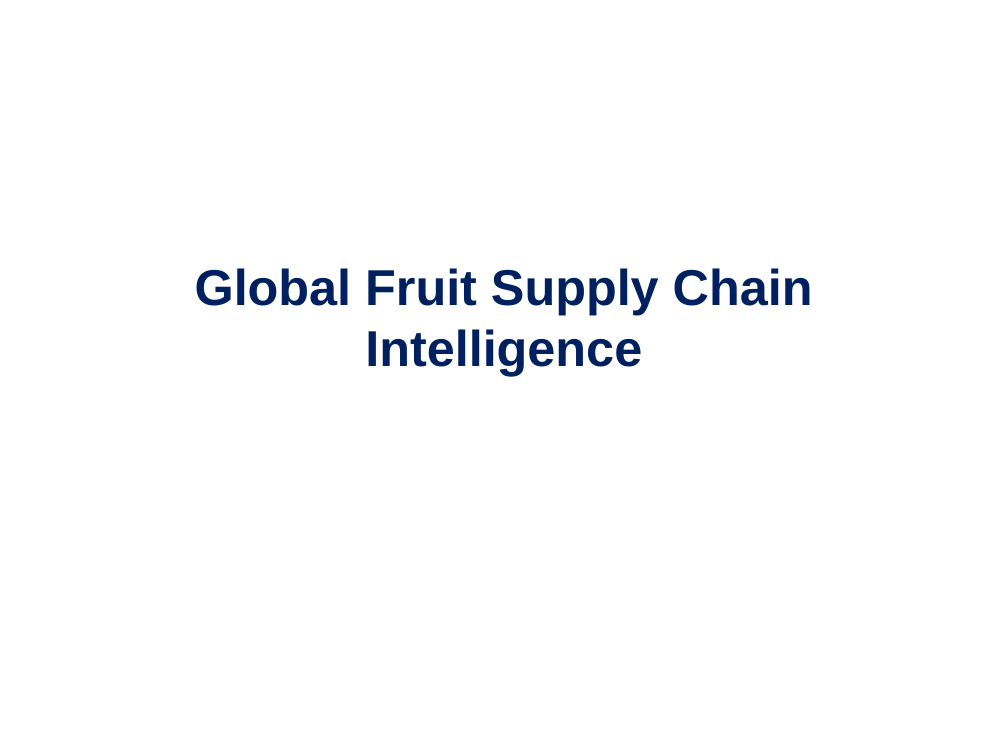
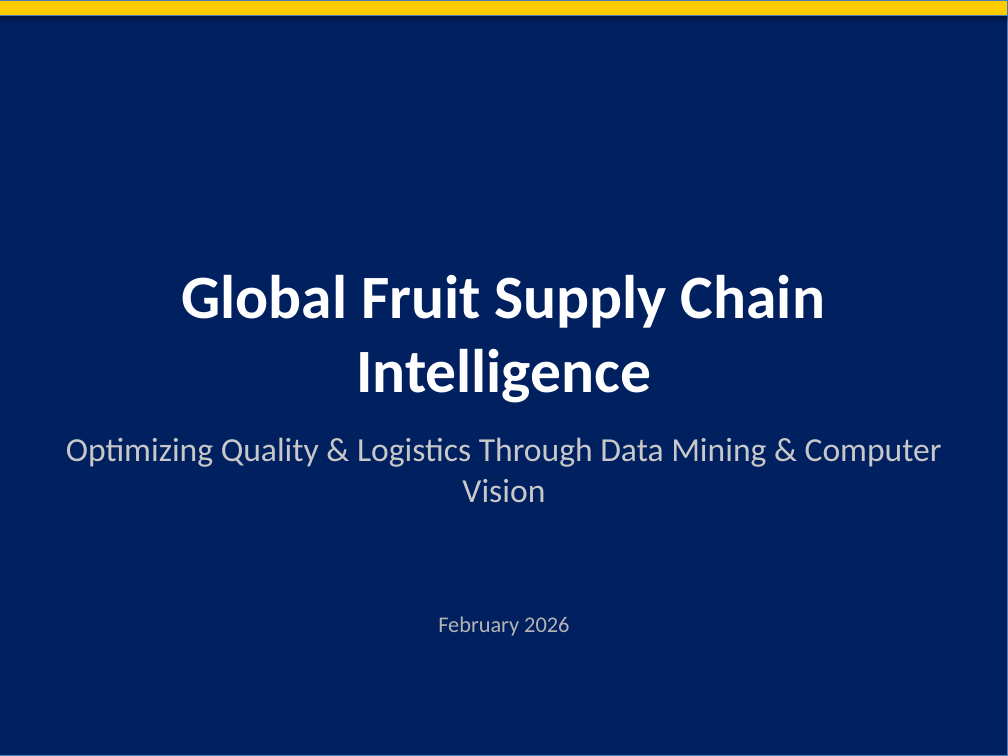
Before and after one commit to HakimiMasstar/data-mining-project, a slide deck: slide 1 of Global_Supply_Chain_Corporate.pptx. Drawn at 1008x756 pixels with LibreOffice and Linux fonts; fonts in the diff are those of the drawing. Boxes give left, top, right and bottom in pixels: in the first picture for what was removed or moved away, otherwise in the second. Text is boxed around its words. In the diff, an @@ line names an element or a change of style, - is before the commit and + after.

```diff
--- a/Global_Supply_Chain_Corporate.pptx
+++ b/Global_Supply_Chain_Corporate.pptx
@@ rectangle added at (0,0,1008,756), fill #002060, outline #4B7EBC 0.75 pt @@
@@ rectangle added at (0,0,1008,15), fill #FFCC00, outline #4B7EBC 0.75 pt @@
@@ text "Global Fruit Supply Chain Intelligence": place and size @@
-text "Global Fruit Supply Chain Intelligence" at (195,268,813,376)
+text "Global Fruit Supply Chain Intelligence" at (181,274,825,403)
@@ text "Global Fruit Supply Chain Intelligence" at (181,274,825,403): size 36 to 44 pt, font Arial to Calibri, text colour #002060 to #FFFFFF; vertical alignment middle to top @@
@@ text added at (66,437,942,503), 24 pt, text #C8C8C8 @@
+Optimizing Quality & Logistics Through Data Mining & Computer Vision
@@ text added at (438,616,569,636), 16 pt, text #B4B4B4 @@
+February 2026
```
Also in this commit, not shown: 1 other slide changed, 8 slides added, 8 slides removed, 3 other files.
